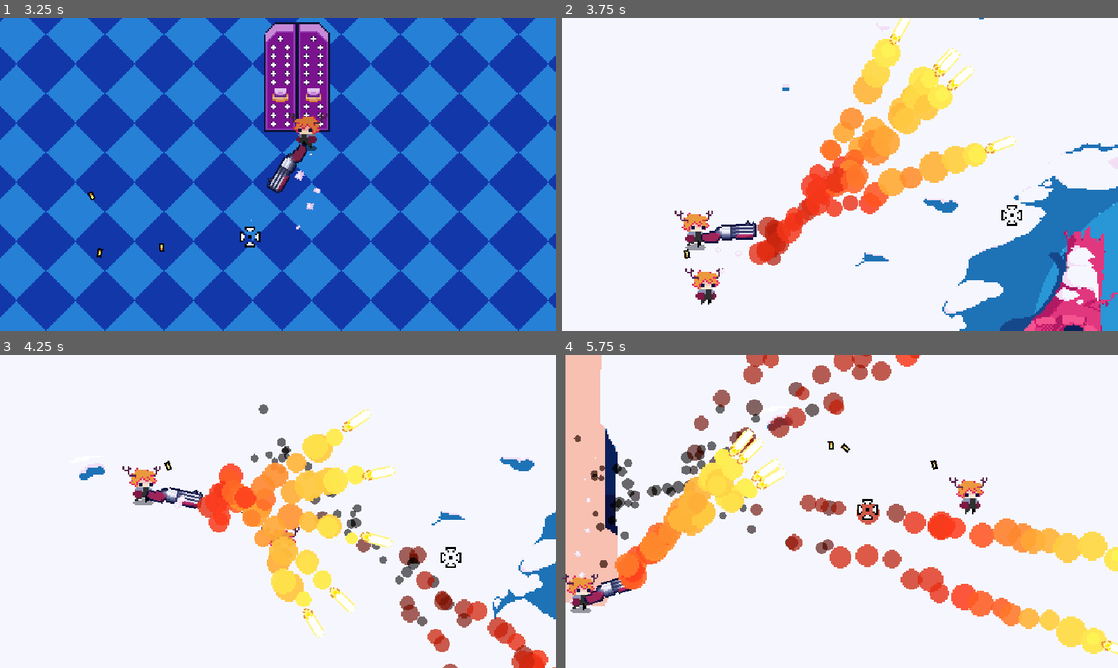
Above: before the commit, frames 1-4 (two rows, left to right).
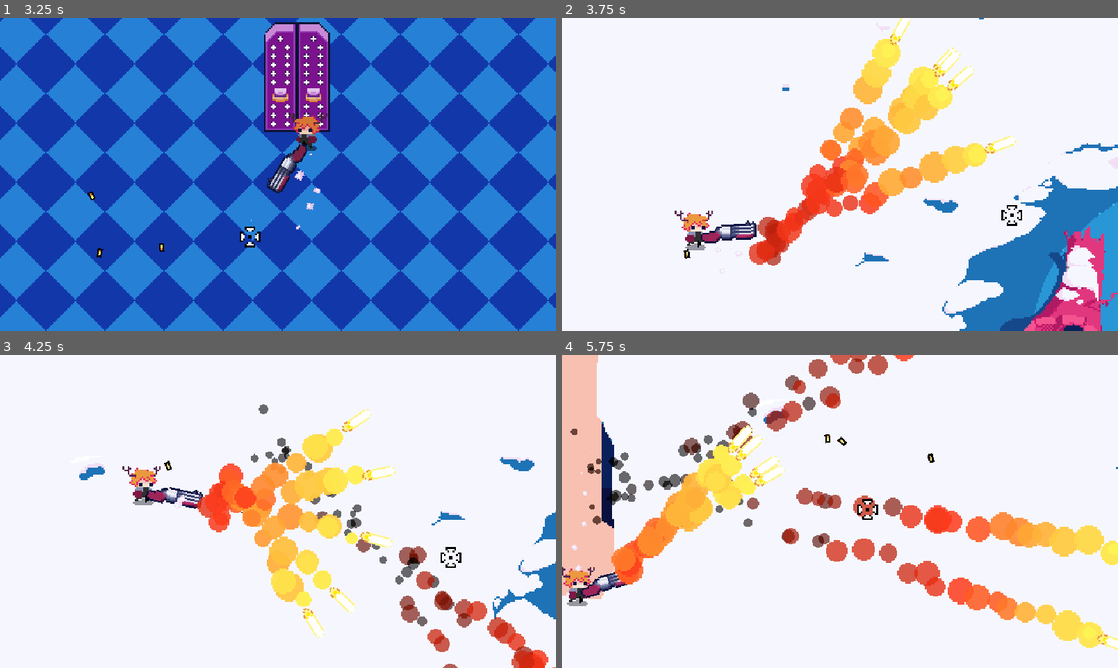
Above: after the commit, the same moments.

Repository: gisotra/protoroguelike
Game: Godot game, scene res://scenes/levels/sandbox.tscn
Same seed, same stepped clock (60 frames per second), same inputs: the game is played once before the commit and once after it.
Inputs (mouse positions are in pixels of both pictures, inside the frame that each line leads up to):
- Up to frame 1 (3.25 s): move the mouse to (400, 158) at 0.52 s; press the mouse at (400, 158) at 0.53 s; hold D (move_right) 0.53-1.28 s; move the mouse to (166, 190) at 1.27 s; release the mouse at (166, 190) at 1.28 s; hold S (move_down) 1.28-2.03 s; tap E (interact) at 1.35, 2.85 s; move the mouse to (333, 105) at 2.02 s; press the mouse at (333, 105) at 2.03 s; hold D (move_right) 2.03-2.78 s; move the mouse to (250, 237) at 2.77 s; release the mouse at (250, 237) at 2.78 s; hold W (move_up) from 2.78 s (still down)
- Up to frame 2 (3.75 s): move the mouse to (1006, 221) at 3.52 s; release W (move_up) at 3.53 s; press the mouse at (1006, 221) at 3.53 s; hold A (move_left) from 3.53 s (still down)
- Up to frame 3 (4.25 s): keep holding A (move_left)
- Up to frame 4 (5.75 s): move the mouse to (673, 464) at 4.27 s; release the mouse at (673, 464) at 4.28 s; tap E (interact) at 4.35 s; move the mouse to (867, 511) at 5.02 s; release A (move_left) at 5.03 s; press the mouse at (867, 511) at 5.03 s; hold S (move_down) from 5.03 s (still down)

Frame 1 is identical in both runs. In frame 2, 0.5% of the frame differs, in the area x 22-82%, y 0-92%; in frame 3, 0.1%; in frame 4, 14%, in the area x 0-100%, y 0-100%.

Commit message:
y sorting

Diff:
--- a/scenes/camera/scripts/camera.gd
+++ b/scenes/camera/scripts/camera.gd
@@ -30,12 +30,14 @@
 			desired_offset.y = clamp(desired_offset.y, min_off_set / 2.0, max_off_set / 2.0)
 
 			global_position = player.global_position + desired_offset
-			#handles shaking
-			if shake_strength > 0:
+		states.GUIDED:
+			desired_offset = (get_global_mouse_position() - position) * 0.5
+			desired_offset.x = clamp(desired_offset.x, min_off_set, max_off_set)
+			global_position.x = player.global_position.x + desired_offset.x
+	if shake_strength > 0:
 				shake_strength = lerp(shake_strength, 0.0, shake_fade * delta)
 				offset = Vector2(randf_range(-shake_strength, shake_strength), randf_range(-shake_strength, shake_strength))
-		#states.GUIDED:
-			#print("omg")
+
 func trigger_shake(max_shake: float):
 	if camera_states == states.AIM:
 		shake_strength = max_shake
--- a/scenes/camera/scripts/cinematic_area.gd
+++ b/scenes/camera/scripts/cinematic_area.gd
@@ -15,11 +15,8 @@
 		myTween.tween_property(camera, "global_position:y", marker.global_position.y, 1.2)
 		#myTween.tween_property(camera, "zoom", Vector2(1.2, 1.2), 1.2)
 
-
-
 func _on_body_exited(body: Node2D) -> void:
 	if body is Player:
-
 		var myTween = create_tween()
 		myTween.set_parallel()
 		myTween.set_ease(Tween.EASE_OUT)
@@ -27,6 +24,5 @@
 		myTween.tween_property(camera, "global_position:y", player.global_position.y, 1.2)
 		#myTween.tween_property(camera, "zoom", Vector2(2.0, 2.0), 1.2)
 
-
 		await myTween.finished
 		camera.camera_states = camera.states.AIM
--- a/scenes/levels/lobby_room.tscn
+++ b/scenes/levels/lobby_room.tscn
@@ -1,16 +1,17 @@
-[gd_scene load_steps=17 format=3 uid="uid://dacrcyjtpm36g"]
+[gd_scene load_steps=18 format=3 uid="uid://dacrcyjtpm36g"]
 
 [ext_resource type="PackedScene" uid="uid://bfn5x154t8bag" path="res://scenes/scenary/Gate.tscn" id="1_5wg5b"]
 [ext_resource type="PackedScene" uid="uid://dtbcxe7mm1u4b" path="res://scenes/UI/cursor.tscn" id="1_e5vng"]
 [ext_resource type="PackedScene" uid="uid://ctl5ov2xsk68e" path="res://scenes/player/player.tscn" id="2_cq85v"]
 [ext_resource type="PackedScene" uid="uid://bbwh752ccvdj2" path="res://scenes/camera/camera.tscn" id="3_e5vng"]
 [ext_resource type="PackedScene" uid="uid://culccqnh0ukgy" path="res://scenes/levels/emmiters/snow_emitter.tscn" id="3_hi1ba"]
-[ext_resource type="Texture2D" uid="uid://cie6bqtliitmg" path="res://scenes/scenary/visuals/backgrounds/cenario_empty.png" id="3_t5hfm"]
+[ext_resource type="Texture2D" uid="uid://degpmialeracm" path="res://scenes/scenary/visuals/backgrounds/cenarioV9.png" id="3_y8spk"]
 [ext_resource type="Texture2D" uid="uid://c0tdowp71tidy" path="res://scenes/scenary/visuals/gate.png" id="6_capf1"]
 [ext_resource type="Script" uid="uid://fxd2qv6cevdu" path="res://scenes/camera/scripts/cinematic_area.gd" id="7_6jy5w"]
 [ext_resource type="PackedScene" uid="uid://d2tsr6a16pfw4" path="res://scenes/entities/npcs/npc.tscn" id="8_dxdr2"]
 [ext_resource type="PackedScene" uid="uid://boybbexvgy8em" path="res://scenes/scenary/scripts/firepit.tscn" id="8_sbk1y"]
 [ext_resource type="PackedScene" uid="uid://gn68fy31tk1k" path="res://scenes/scenary/visuals/backgrounds/props/lobby_trunk.tscn" id="10_t5hfm"]
+[ext_resource type="PackedScene" uid="uid://ck8vw4noc87k2" path="res://scenes/scenary/visuals/backgrounds/props/plane.tscn" id="11_y8spk"]
 
 [sub_resource type="AtlasTexture" id="AtlasTexture_6jy5w"]
 atlas = ExtResource("6_capf1")
@@ -31,7 +32,7 @@
 size = Vector2(36, 20)
 
 [sub_resource type="RectangleShape2D" id="RectangleShape2D_sbk1y"]
-size = Vector2(379, 37.5)
+size = Vector2(379, 52)
 
 [sub_resource type="Environment" id="Environment_t5hfm"]
 background_mode = 3
@@ -55,7 +56,7 @@
 
 [node name="snow_ground" type="Sprite2D" parent="snow"]
 position = Vector2(2, 5)
-texture = ExtResource("3_t5hfm")
+texture = ExtResource("3_y8spk")
 
 [node name="scenary" type="Node2D" parent="."]
 z_as_relative = false
@@ -63,10 +64,10 @@
 
 [node name="camera" parent="scenary" node_paths=PackedStringArray("player") instance=ExtResource("3_e5vng")]
 position = Vector2(0, -236)
-limit_left = -544
+limit_left = -542
 limit_top = -586
-limit_right = 544
-limit_bottom = 281
+limit_right = 546
+limit_bottom = 286
 player = NodePath("../player")
 
 [node name="player" parent="scenary" instance=ExtResource("2_cq85v")]
@@ -95,7 +96,7 @@
 marker = NodePath("../../desired_camera_point")
 
 [node name="CollisionShape2D" type="CollisionShape2D" parent="scenary/cinematicArea"]
-position = Vector2(3.5, -48.75)
+position = Vector2(3.5, -38)
 shape = SubResource("RectangleShape2D_sbk1y")
 
 [node name="firepit" parent="scenary" instance=ExtResource("8_sbk1y")]
@@ -103,6 +104,9 @@
 
 [node name="lobby_trunk" parent="scenary" instance=ExtResource("10_t5hfm")]
 position = Vector2(-102.5, 214)
+
+[node name="plane" parent="scenary" instance=ExtResource("11_y8spk")]
+position = Vector2(212, 97.5)
 
 [node name="WorldEnvironment" type="WorldEnvironment" parent="."]
 environment = SubResource("Environment_t5hfm")
--- /dev/null
+++ b/scenes/scenary/visuals/backgrounds/props/plane.tscn
@@ -0,0 +1,28 @@
+[gd_scene load_steps=4 format=3 uid="uid://ck8vw4noc87k2"]
+
+[ext_resource type="Texture2D" uid="uid://dxj2uv4iudhqr" path="res://scenes/scenary/visuals/backgrounds/props/plane_lower_part.png" id="1_7nqmd"]
+[ext_resource type="Texture2D" uid="uid://cs3b3xxx4qqy6" path="res://scenes/scenary/visuals/backgrounds/props/plane_up_part.png" id="2_xjg6v"]
+[ext_resource type="Texture2D" uid="uid://82fgox6m8iyl" path="res://scenes/scenary/visuals/backgrounds/props/plane_side_part.png" id="3_1g7s0"]
+
+[node name="plane" type="Node2D"]
+y_sort_enabled = true
+
+[node name="lower_part" type="Node2D" parent="."]
+
+[node name="Sprite2D" type="Sprite2D" parent="lower_part"]
+position = Vector2(0, 41)
+texture = ExtResource("1_7nqmd")
+
+[node name="upper_part" type="Node2D" parent="."]
+position = Vector2(28.5, 64.5)
+
+[node name="Sprite2D" type="Sprite2D" parent="upper_part"]
+position = Vector2(3, -66)
+texture = ExtResource("2_xjg6v")
+
+[node name="side_part" type="Node2D" parent="."]
+position = Vector2(139.5, -28)
+
+[node name="Sprite2D" type="Sprite2D" parent="side_part"]
+position = Vector2(-29, 38)
+texture = ExtResource("3_1g7s0")
Binary file added: scenes/scenary/visuals/backgrounds/cenarioV7.png
Not shown, added: scenes/scenary/visuals/backgrounds/cenarioV7.png.import
Binary file added: scenes/scenary/visuals/backgrounds/cenarioV8.png
Not shown, added: scenes/scenary/visuals/backgrounds/cenarioV8.png.import
Binary file added: scenes/scenary/visuals/backgrounds/cenarioV9.png
Not shown, added: scenes/scenary/visuals/backgrounds/cenarioV9.png.import
Binary file added: scenes/scenary/visuals/backgrounds/props/Sprite-0003.png
Not shown, added: scenes/scenary/visuals/backgrounds/props/Sprite-0003.png.import
Binary file added: scenes/scenary/visuals/backgrounds/props/plane_lower_part.png
Not shown, added: scenes/scenary/visuals/backgrounds/props/plane_lower_part.png.import
Binary file added: scenes/scenary/visuals/backgrounds/props/plane_side_part.png
Not shown, added: scenes/scenary/visuals/backgrounds/props/plane_side_part.png.import
(and 3 more such lines)
